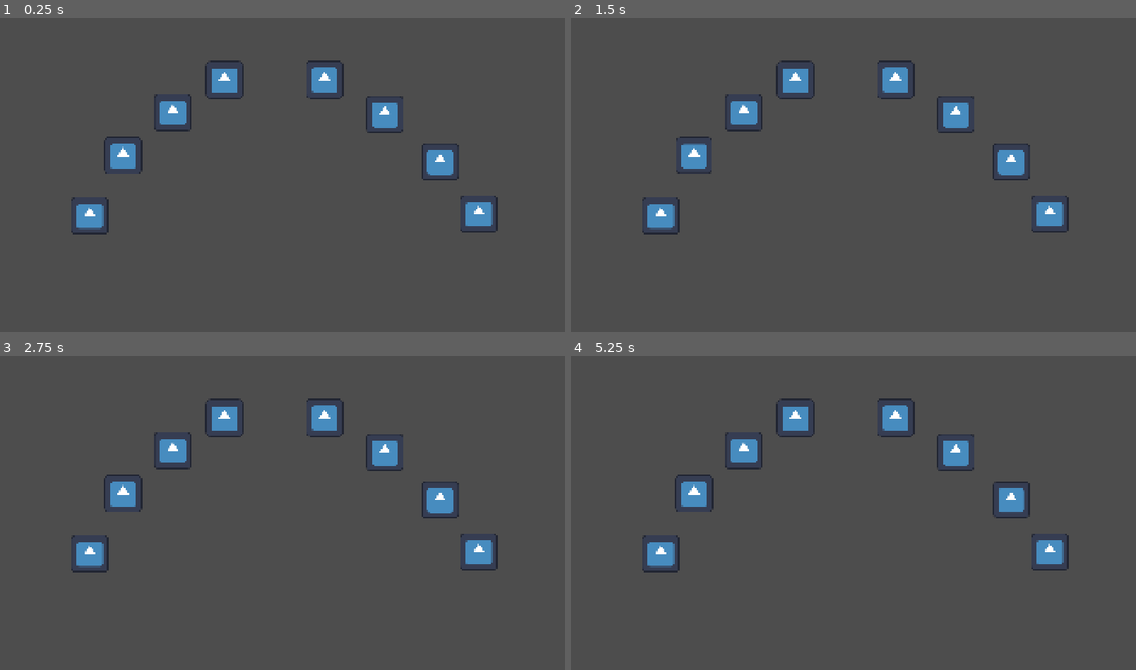
Above: before the commit, frames 1-4 (two rows, left to right).
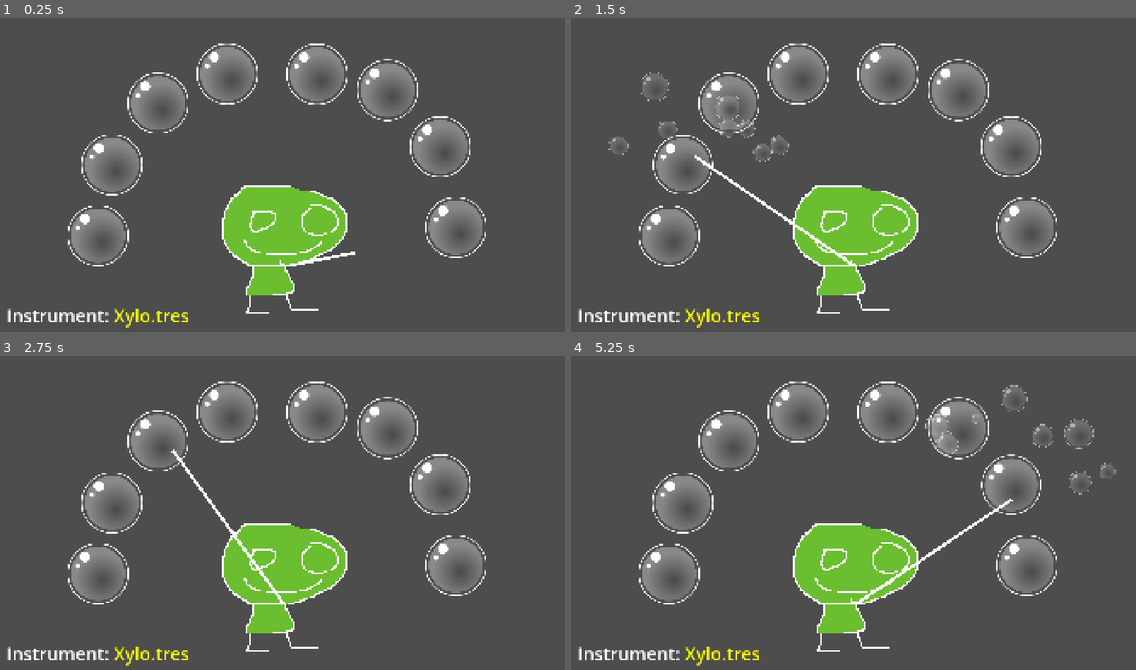
Above: after the commit, the same moments.

Repository: CarpetBakery/CamMusic
Game: Godot game, scene res://scenes/scTest.tscn
Same seed, same stepped clock (60 frames per second), same inputs: the game is played once before the commit and once after it. Before the commit the project has no main scene; this scene is started directly in both runs. The engine's default icon, where the game draws it, is replaced by a stand-in: a white triangle on a blue panel in a dark square.
Inputs (mouse positions are in pixels of both pictures, inside the frame that each line leads up to):
- Up to frame 1 (0.25 s): no input
- Up to frame 2 (1.5 s): tap Enter at 0.5 s; move the mouse to (661, 215) at 0.52 s; tap Space at 1.25 s; move the mouse to (695, 156) at 1.27 s
- Up to frame 3 (2.75 s): tap Enter at 2 s; move the mouse to (175, 450) at 2.02 s
- Up to frame 4 (5.25 s): tap Space at 2.75, 4.25 s; move the mouse to (797, 418) at 2.77 s; tap Enter at 3.5 s; move the mouse to (893, 418) at 3.52 s; move the mouse to (955, 453) at 4.27 s; move the mouse to (1011, 500) at 5.02 s

The runs differ from the first frame. In frame 1, 18% of the frame differs, in the area x 1-89%, y 8-99%; in frame 2, 18%; in frame 3, 18%; in frame 4, 19%, in the area x 1-97%, y 8-99%.

Commit message:
add bubbles, xylo

Diff:
--- /dev/null
+++ b/assets/instruments/instXylo.tres
@@ -0,0 +1,33 @@
+[gd_resource type="Resource" script_class="Instrument" load_steps=14 format=3 uid="uid://cb3kdhd1fkfwa"]
+
+[ext_resource type="Script" uid="uid://v30iy64a35j3" path="res://src/components/Instrument.gd" id="1_c0pxk"]
+[ext_resource type="AudioStream" uid="uid://cgrxysekr6uto" path="res://assets/sfx/xylo/c.ogg" id="2_2cq8y"]
+[ext_resource type="AudioStream" uid="uid://ct0d5bnvvaihr" path="res://assets/sfx/xylo/c#.ogg" id="3_c0pxk"]
+[ext_resource type="AudioStream" uid="uid://d0e6cpduq1o7y" path="res://assets/sfx/xylo/d.ogg" id="4_l2hs2"]
+[ext_resource type="AudioStream" uid="uid://bwatdpw1dk2ls" path="res://assets/sfx/xylo/d#.ogg" id="5_gn8rf"]
+[ext_resource type="AudioStream" uid="uid://0ckyau70nt6q" path="res://assets/sfx/xylo/e.ogg" id="6_hr0ps"]
+[ext_resource type="AudioStream" uid="uid://c1hdfebvol8so" path="res://assets/sfx/xylo/f.ogg" id="7_w88xj"]
+[ext_resource type="AudioStream" uid="uid://di388i3257q8p" path="res://assets/sfx/xylo/g.ogg" id="8_i3sr0"]
+[ext_resource type="AudioStream" uid="uid://bdw0rpdpdo3q" path="res://assets/sfx/xylo/g#.ogg" id="9_wtjrl"]
+[ext_resource type="AudioStream" uid="uid://cslj33nhttc5s" path="res://assets/sfx/xylo/a.ogg" id="10_ycy6x"]
+[ext_resource type="AudioStream" uid="uid://biolrlefrdm4n" path="res://assets/sfx/xylo/a#.ogg" id="11_07mk2"]
+[ext_resource type="AudioStream" uid="uid://bywu483lk7ats" path="res://assets/sfx/xylo/b.ogg" id="12_f02vk"]
+[ext_resource type="AudioStream" uid="uid://c3bsnvomat11u" path="res://assets/sfx/xylo/c2.ogg" id="13_8asky"]
+
+[resource]
+script = ExtResource("1_c0pxk")
+streams = Dictionary[int, AudioStream]({
+0: ExtResource("2_2cq8y"),
+1: ExtResource("3_c0pxk"),
+2: ExtResource("4_l2hs2"),
+3: ExtResource("5_gn8rf"),
+4: ExtResource("6_hr0ps"),
+5: ExtResource("7_w88xj"),
+7: ExtResource("8_i3sr0"),
+8: ExtResource("9_wtjrl"),
+9: ExtResource("10_ycy6x"),
+10: ExtResource("11_07mk2"),
+11: ExtResource("12_f02vk"),
+12: ExtResource("13_8asky")
+})
+metadata/_custom_type_script = "uid://v30iy64a35j3"
--- /dev/null
+++ b/objects/FadeEffect.tscn
@@ -0,0 +1,8 @@
+[gd_scene load_steps=3 format=3 uid="uid://dmvgtdsrjv4da"]
+
+[ext_resource type="Texture2D" uid="uid://egppiwpa1guo" path="res://assets/sprites/objBubble.png" id="1_sywq2"]
+[ext_resource type="Script" uid="uid://dtgdt20mjh3gx" path="res://src/FadeEffect.gd" id="2_m7xos"]
+
+[node name="FadeEffect" type="Sprite2D"]
+texture = ExtResource("1_sywq2")
+script = ExtResource("2_m7xos")
--- a/objects/NotePlayer.tscn
+++ b/objects/NotePlayer.tscn
@@ -1,25 +1,49 @@
-[gd_scene load_steps=4 format=3 uid="uid://di0imgmhwfavl"]
+[gd_scene load_steps=6 format=3 uid="uid://di0imgmhwfavl"]
 
 [ext_resource type="Script" uid="uid://yp8kvcywmsgk" path="res://src/NotePlayer.gd" id="1_8al2m"]
-[ext_resource type="Texture2D" uid="uid://b8o8w8f02qqfx" path="res://icon.svg" id="1_lbbk0"]
+[ext_resource type="PackedScene" uid="uid://dmvgtdsrjv4da" path="res://objects/FadeEffect.tscn" id="2_fo6o1"]
+[ext_resource type="Texture2D" uid="uid://egppiwpa1guo" path="res://assets/sprites/objBubble.png" id="3_fo6o1"]
 
-[sub_resource type="RectangleShape2D" id="RectangleShape2D_8al2m"]
-size = Vector2(128, 128)
+[sub_resource type="CircleShape2D" id="CircleShape2D_bh6jd"]
+radius = 107.378
 
-[node name="NotePlayer" type="Node2D" node_paths=PackedStringArray("colArea", "spriteParent", "noteSfx")]
+[sub_resource type="Gradient" id="Gradient_fo6o1"]
+colors = PackedColorArray(1, 1, 1, 1, 1, 1, 1, 0)
+
+[node name="NotePlayer" type="Node2D" node_paths=PackedStringArray("colArea", "spriteParent", "sprite", "noteSfx", "bubbleParticles")]
 script = ExtResource("1_8al2m")
 colArea = NodePath("CollisionArea")
 spriteParent = NodePath("Sprite")
+sprite = NodePath("Sprite/Sprite2D")
 noteSfx = NodePath("noteSfx")
+bubbleParticles = NodePath("BubbleParticles")
+fadeObj = ExtResource("2_fo6o1")
 
 [node name="Sprite" type="Node2D" parent="."]
 
 [node name="Sprite2D" type="Sprite2D" parent="Sprite"]
-texture = ExtResource("1_lbbk0")
+texture = ExtResource("3_fo6o1")
 
 [node name="CollisionArea" type="Area2D" parent="."]
 
 [node name="CollisionShape2D" type="CollisionShape2D" parent="CollisionArea"]
-shape = SubResource("RectangleShape2D_8al2m")
+shape = SubResource("CircleShape2D_bh6jd")
 
 [node name="noteSfx" type="AudioStreamPlayer" parent="."]
+
+[node name="BubbleParticles" type="CPUParticles2D" parent="."]
+position = Vector2(0, 66)
+emitting = false
+texture = ExtResource("3_fo6o1")
+one_shot = true
+speed_scale = 2.0
+explosiveness = 1.0
+randomness = 0.33
+direction = Vector2(0, -1)
+spread = 63.52
+gravity = Vector2(0, 991.655)
+initial_velocity_min = 617.64
+initial_velocity_max = 1000.0
+scale_amount_min = 0.1
+scale_amount_max = 0.5
+color_ramp = SubResource("Gradient_fo6o1")
--- a/project.godot
+++ b/project.godot
@@ -11,6 +11,7 @@
 [application]
 
 config/name="CamMusic"
+run/main_scene="uid://buxn1xvymrjak"
 config/features=PackedStringArray("4.4", "Forward Plus")
 boot_splash/show_image=false
 config/icon="res://icon.svg"
@@ -23,8 +24,8 @@
 
 window/size/viewport_width=1920
 window/size/viewport_height=1080
-window/size/window_width_override=1280
-window/size/window_height_override=720
+window/size/window_width_override=1600
+window/size/window_height_override=900
 window/stretch/mode="canvas_items"
 
 [input]
--- a/scenes/scTest.tscn
+++ b/scenes/scTest.tscn
@@ -1,50 +1,84 @@
-[gd_scene load_steps=6 format=3 uid="uid://buxn1xvymrjak"]
+[gd_scene load_steps=8 format=3 uid="uid://buxn1xvymrjak"]
 
 [ext_resource type="Script" uid="uid://b8sbc7sui6deu" path="res://src/NoteMaster.gd" id="2_5uccs"]
+[ext_resource type="Resource" uid="uid://cb3kdhd1fkfwa" path="res://assets/instruments/instXylo.tres" id="2_dwu3b"]
 [ext_resource type="PackedScene" uid="uid://di0imgmhwfavl" path="res://objects/NotePlayer.tscn" id="2_e7qg6"]
-[ext_resource type="Resource" uid="uid://dp6wkail2otb" path="res://assets/instruments/instPiano.tres" id="2_l8utc"]
 [ext_resource type="Script" uid="uid://dss76llmhvtvh" path="res://src/components/Scale.gd" id="3_l8utc"]
+[ext_resource type="Texture2D" uid="uid://beiyag2p5qlqs" path="res://assets/sprites/guy.png" id="5_dwu3b"]
 
 [sub_resource type="Resource" id="Resource_dwu3b"]
 script = ExtResource("3_l8utc")
 type = 0
 metadata/_custom_type_script = "uid://dss76llmhvtvh"
 
+[sub_resource type="GDScript" id="GDScript_dwu3b"]
+resource_name = "Arm"
+script/source = "extends Line2D
+
+
+func _unhandled_input(event: InputEvent) -> void:
+	if event is InputEventMouse:
+		points[0] = event.position
+"
+
 [node name="ScTest" type="Node2D"]
 
-[node name="NoteMaster" type="Node2D" parent="." node_paths=PackedStringArray("notePlayers")]
+[node name="NoteMaster" type="Node2D" parent="." node_paths=PackedStringArray("notePlayers", "instLabel")]
+position = Vector2(-50, 0)
 script = ExtResource("2_5uccs")
-instrument = ExtResource("2_l8utc")
+instrument = ExtResource("2_dwu3b")
 noteScale = SubResource("Resource_dwu3b")
 notePlayers = [NodePath("NotePlayer"), NodePath("NotePlayer2"), NodePath("NotePlayer3"), NodePath("NotePlayer4"), NodePath("NotePlayer5"), NodePath("NotePlayer6"), NodePath("NotePlayer7"), NodePath("NotePlayer8")]
+instLabel = NodePath("InstrumentLabel")
 
 [node name="NotePlayer" parent="NoteMaster" instance=ExtResource("2_e7qg6")]
-position = Vector2(304, 671)
+position = Vector2(382, 739)
 
 [node name="NotePlayer2" parent="NoteMaster" instance=ExtResource("2_e7qg6")]
-position = Vector2(417, 467)
+position = Vector2(429, 498)
 scaleDegree = 1
 
 [node name="NotePlayer3" parent="NoteMaster" instance=ExtResource("2_e7qg6")]
-position = Vector2(586, 320)
+position = Vector2(586, 289)
 scaleDegree = 2
 
 [node name="NotePlayer4" parent="NoteMaster" instance=ExtResource("2_e7qg6")]
-position = Vector2(762, 210)
+position = Vector2(821, 189)
 scaleDegree = 3
 
 [node name="NotePlayer5" parent="NoteMaster" instance=ExtResource("2_e7qg6")]
-position = Vector2(1102, 209)
+position = Vector2(1126, 190)
 scaleDegree = 4
 
 [node name="NotePlayer6" parent="NoteMaster" instance=ExtResource("2_e7qg6")]
-position = Vector2(1307, 327)
+position = Vector2(1366, 244)
 scaleDegree = 5
 
 [node name="NotePlayer7" parent="NoteMaster" instance=ExtResource("2_e7qg6")]
-position = Vector2(1495, 488)
+position = Vector2(1545, 437)
 scaleDegree = 6
 
 [node name="NotePlayer8" parent="NoteMaster" instance=ExtResource("2_e7qg6")]
-position = Vector2(1626, 665)
+position = Vector2(1598, 711)
 scaleDegree = 7
+
+[node name="InstrumentLabel" type="RichTextLabel" parent="NoteMaster"]
+offset_left = 71.0
+offset_top = 969.0
+offset_right = 1969.0
+offset_bottom = 1101.0
+theme_override_font_sizes/normal_font_size = 61
+bbcode_enabled = true
+text = "Instrument: "
+
+[node name="Guy" type="Node2D" parent="."]
+
+[node name="Sprite2D" type="Sprite2D" parent="Guy"]
+texture_filter = 1
+position = Vector2(966, 787)
+scale = Vector2(5.96479, 4.61702)
+texture = ExtResource("5_dwu3b")
+
+[node name="Arm" type="Line2D" parent="Guy"]
+points = PackedVector2Array(1207, 797, 965, 844)
+script = SubResource("GDScript_dwu3b")
--- /dev/null
+++ b/src/FadeEffect.gd
@@ -0,0 +1,14 @@
+class_name FadeEffect extends Sprite2D
+
+@export var finalScale := 1.8
+var fadeSpd := 0.25
+
+func _ready() -> void:
+	modulate.a = 1.0
+
+	var tw = create_tween()
+	scale = Vector2(1, 1)
+	tw.set_trans(Tween.TRANS_CUBIC)
+	tw.set_ease(Tween.EASE_OUT)
+	tw.tween_property(self, "modulate:a", 0, fadeSpd)
+	tw.parallel().tween_property(self, "scale", Vector2(finalScale, finalScale), fadeSpd)
--- a/src/NoteMaster.gd
+++ b/src/NoteMaster.gd
@@ -4,6 +4,9 @@
 @export var noteScale: Scale
 @export var notePlayers: Array[NotePlayer]
 @export var noteVol := 1.0
+
+@export_group("Nodes")
+@export var instLabel: RichTextLabel
 
 
 func _ready() -> void:
@@ -23,3 +26,8 @@
 
 func setScaleType(newType: Scale.Type):
 	noteScale.setType(newType, instrument)
+
+	var instName := instrument.resource_path.split("inst")[-1]
+
+	instLabel.text = "Instrument: [color=yellow]" + instName
+	print(instName)
--- a/src/NotePlayer.gd
+++ b/src/NotePlayer.gd
@@ -7,7 +7,10 @@
 @export_group("Nodes")
 @export var colArea: Area2D
 @export var spriteParent: Node2D
+@export var sprite: Sprite2D
 @export var noteSfx: AudioStreamPlayer
+@export var bubbleParticles: CPUParticles2D
+@export var fadeObj: PackedScene
 
 var noteVol := 1.0
 var bounceTw: Tween
@@ -37,8 +40,10 @@
 
 
 ## Play sound, do bounce effect
-## TODO
 func hit():
+	bubbleParticles.emitting = false
+	bubbleParticles.emitting = true
+
 	Global.cancelTween(volTw)
 	noteSfx.volume_linear = noteVol
 	noteSfx.play()
@@ -46,12 +51,18 @@
 	Global.cancelTween(bounceTw)
 
 	var s := 1.5
-	scale = Vector2(s, s)
+	spriteParent.scale = Vector2(s, s)
 
 	bounceTw = create_tween()
 	bounceTw.set_trans(Tween.TRANS_ELASTIC)
 	bounceTw.set_ease(Tween.EASE_OUT)
-	bounceTw.tween_property(self, "scale", Vector2(1, 1), 0.5)
+	bounceTw.tween_property(spriteParent, "scale", Vector2(1, 1), 0.5)
+
+	# Create fade effect
+	var inst: FadeEffect = fadeObj.instantiate()
+	inst.position = position
+	inst.texture = sprite.texture
+	get_parent().add_child(inst)
 
 
 ## Stop playing the note
Not shown, added: assets/sfx/xylo/a#.ogg.import
Not shown, added: assets/sfx/xylo/a.ogg.import
Not shown, added: assets/sfx/xylo/b.ogg.import
Not shown, added: assets/sfx/xylo/c#.ogg.import
Not shown, added: assets/sfx/xylo/c.ogg.import
Not shown, added: assets/sfx/xylo/c2.ogg.import
Not shown, added: assets/sfx/xylo/d#.ogg.import
Not shown, added: assets/sfx/xylo/d.ogg.import
Not shown, added: assets/sfx/xylo/e.ogg.import
Not shown, added: assets/sfx/xylo/f#.ogg.import
Not shown, added: assets/sfx/xylo/f.ogg.import
Not shown, added: assets/sfx/xylo/g#.ogg.import
(and 19 more such lines)
